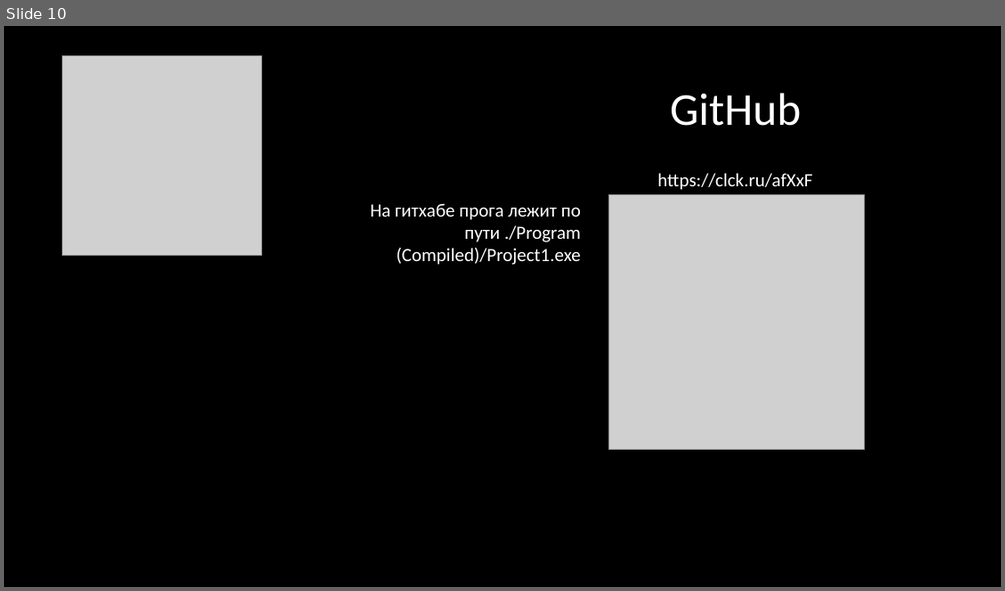
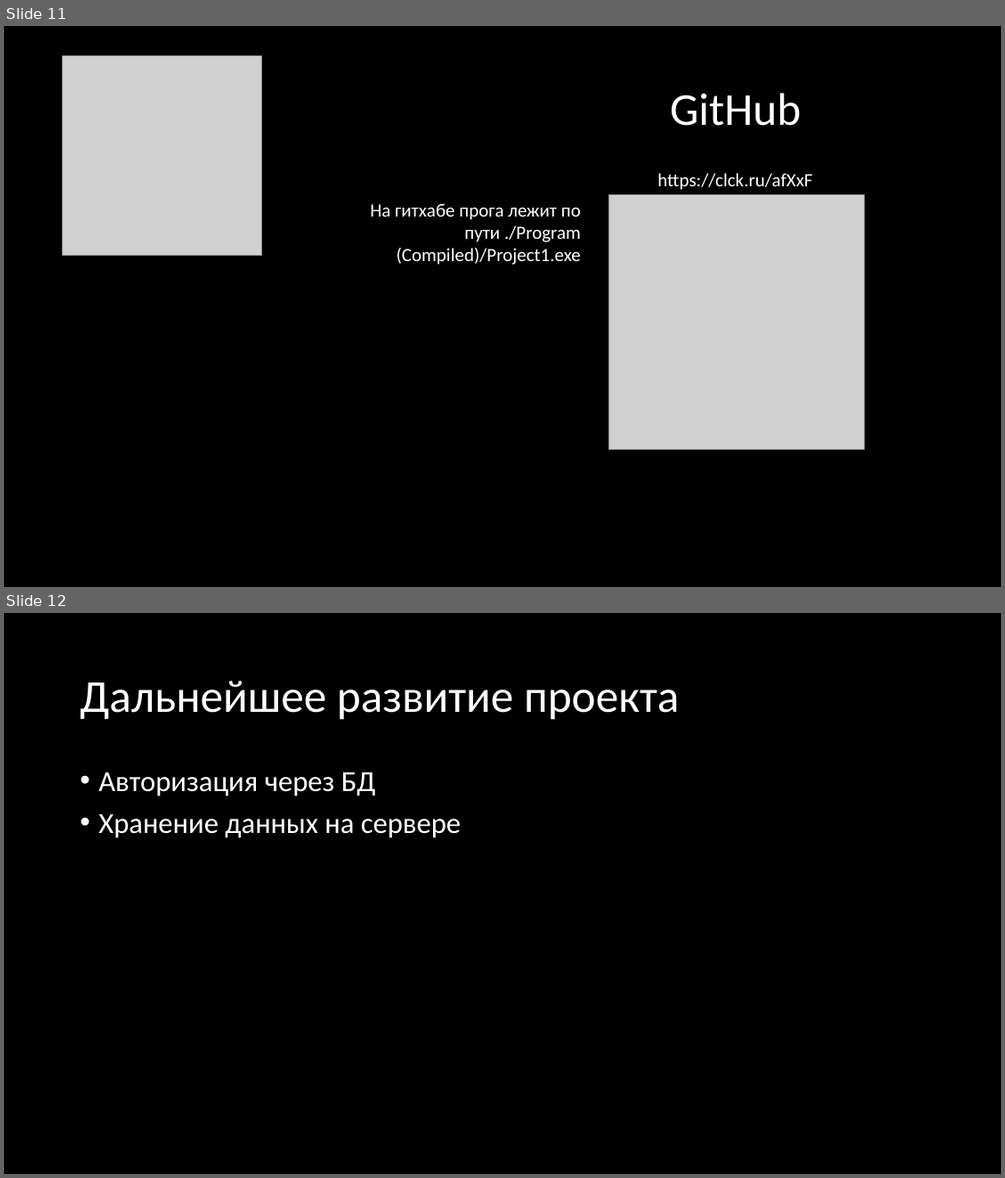
Before and after one commit to Zhur06/SQL_Teacher, a slide deck: Презентация.pptx. Shown one above the other, each under a label of ours: slide 10 before the commit, slides 11 and 12 after it. The pictures are 1005x591 and 1005x1178 pixels, drawn with LibreOffice and Linux fonts; fonts in the diff are those of the drawing; grey boxes stand for pictures. Boxes give left, top, right and bottom in pixels: in the first picture for what was removed or moved away, otherwise in the second. Text is boxed around its words. In the diff, an @@ line names an element or a change of style, - is before the commit and + after.

```diff
--- a/Презентация.pptx
+++ b/Презентация.pptx
@@ slide 12 added at box(4, 613, 1001, 1174), background #000000 @@
@@ title added at box(80, 681, 679, 720), 44 pt, text #FFFFFF @@
+Дальнейшее развитие проекта
@@ text added at box(98, 772, 461, 838), 28 pt, text #FFFFFF @@
+• Авторизация через БД
+• Хранение данных на сервере
@@ what was slide 10 is now slide 11 @@
```
Also in this commit, not shown: 4 slides changed, 1 other slide added, 22 other files.
